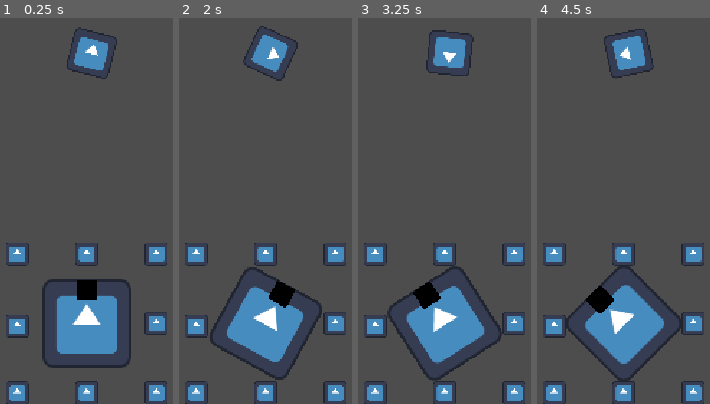
Above: before the commit, frames 1-4 (left to right).
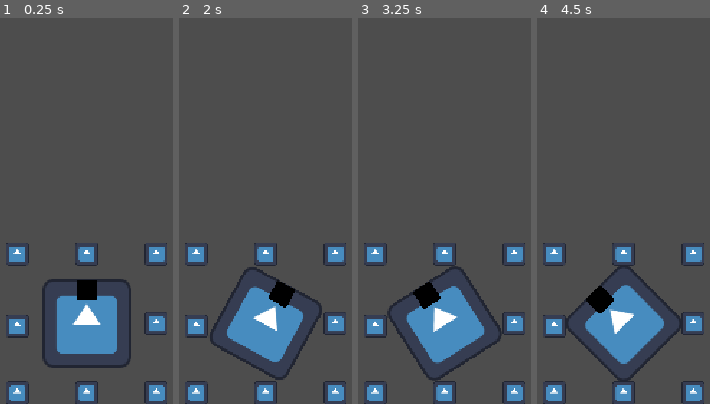
Above: after the commit, the same moments.

Repository: dephiloper/yeah-im-listening_ggj26
Game: Godot game, scene res://scenes/game.tscn
Same seed, same stepped clock (60 frames per second), same inputs: the game is played once before the commit and once after it. The engine's default icon, where the game draws it, is replaced by a stand-in: a white triangle on a blue panel in a dark square.
Inputs:
- Up to frame 1 (0.25 s): no input
- Up to frame 2 (2 s): hold D (knob_01_right) 0.53-1.28 s; hold A (knob_01_left) from 1.28 s (still down)
- Up to frame 3 (3.25 s): release A (knob_01_left) at 2.03 s; hold D (knob_01_right) from 2.03 s (still down)
- Up to frame 4 (4.5 s): release D (knob_01_right) at 3.53 s; hold A (knob_01_left) from 3.53 s (still down)

The runs differ from the first frame. In frame 1, 1.7% of the frame differs, in the area x 38-68%, y 2-16%; in frame 2, 1.7%; in frame 3, 1.7%, in the area x 39-68%, y 3-16%; in frame 4, 1.7%.

Commit message:
knob returning the value through signal

Diff:
--- a/scenes/game.tscn
+++ b/scenes/game.tscn
@@ -1,17 +1,11 @@
 [gd_scene format=3 uid="uid://bqvy62e2koycj"]
 
 [ext_resource type="Script" uid="uid://dkixvfx3bhdnu" path="res://src/game.gd" id="1_uwrxv"]
-[ext_resource type="Texture2D" uid="uid://e7vryl1b4vyj" path="res://icon.svg" id="2_yqjtg"]
 [ext_resource type="PackedScene" uid="uid://cpdu6h6wg3ark" path="res://scenes/knob.tscn" id="3_lnu2h"]
 
 [node name="Game" type="Node2D" unique_id=543216258]
 script = ExtResource("1_uwrxv")
 
-[node name="Sprite2D" type="Sprite2D" parent="." unique_id=2137477964]
+[node name="Knob" parent="." unique_id=1175242466 instance=ExtResource("3_lnu2h")]
 unique_name_in_owner = true
-position = Vector2(587, 143.00003)
-scale = Vector2(0.4921875, 0.4921875)
-texture = ExtResource("2_yqjtg")
-
-[node name="Knob" parent="." unique_id=1175242466 instance=ExtResource("3_lnu2h")]
 position = Vector2(580, 532)
--- a/src/game.gd
+++ b/src/game.gd
@@ -1,11 +1,12 @@
 extends Node2D
+
+@onready var _knob := %Knob
 
 
 # Called when the node enters the scene tree for the first time.
 func _ready() -> void:
-	pass  # Replace with function body.
+	_knob.value_changed.connect(_on_knob_value_changed)
 
 
-# Called every frame. 'delta' is the elapsed time since the previous frame.
-func _process(delta: float) -> void:
-	%Sprite2D.rotation += delta * 1.0
+func _on_knob_value_changed(id: int, value: int) -> void:
+	print("Knob %d value changed to: %d" % [id, value])
--- a/src/knob.gd
+++ b/src/knob.gd
@@ -1,5 +1,8 @@
-extends Node2D
+class_name Knob extends Node2D
 
+signal value_changed(id: int, value: int)
+
+@export var id: int = 0
 @onready var _main: Sprite2D = %Main
 
 
@@ -12,3 +15,12 @@
 func _process(delta: float) -> void:
 	var axis := Input.get_axis("knob_01_left", "knob_01_right")
 	_main.rotation += axis * delta * 10
+
+	var rotation_value: int = int(_main.rotation_degrees) % 360
+
+	if _main.rotation_degrees < 0:
+		rotation_value += 360
+	rotation_value = abs(rotation_value)
+
+	# normalize the rotation value to be between 0 and 360
+	value_changed.emit(id, rotation_value)
